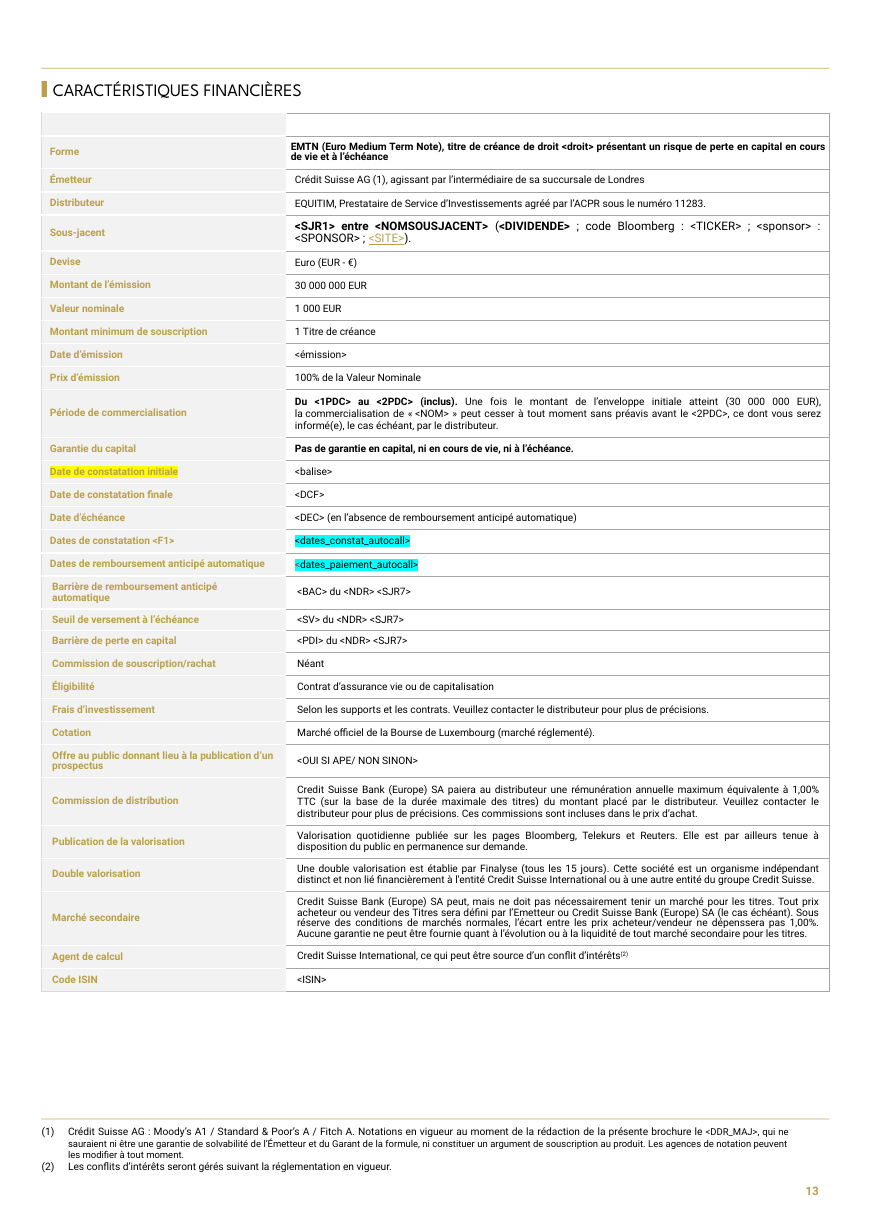
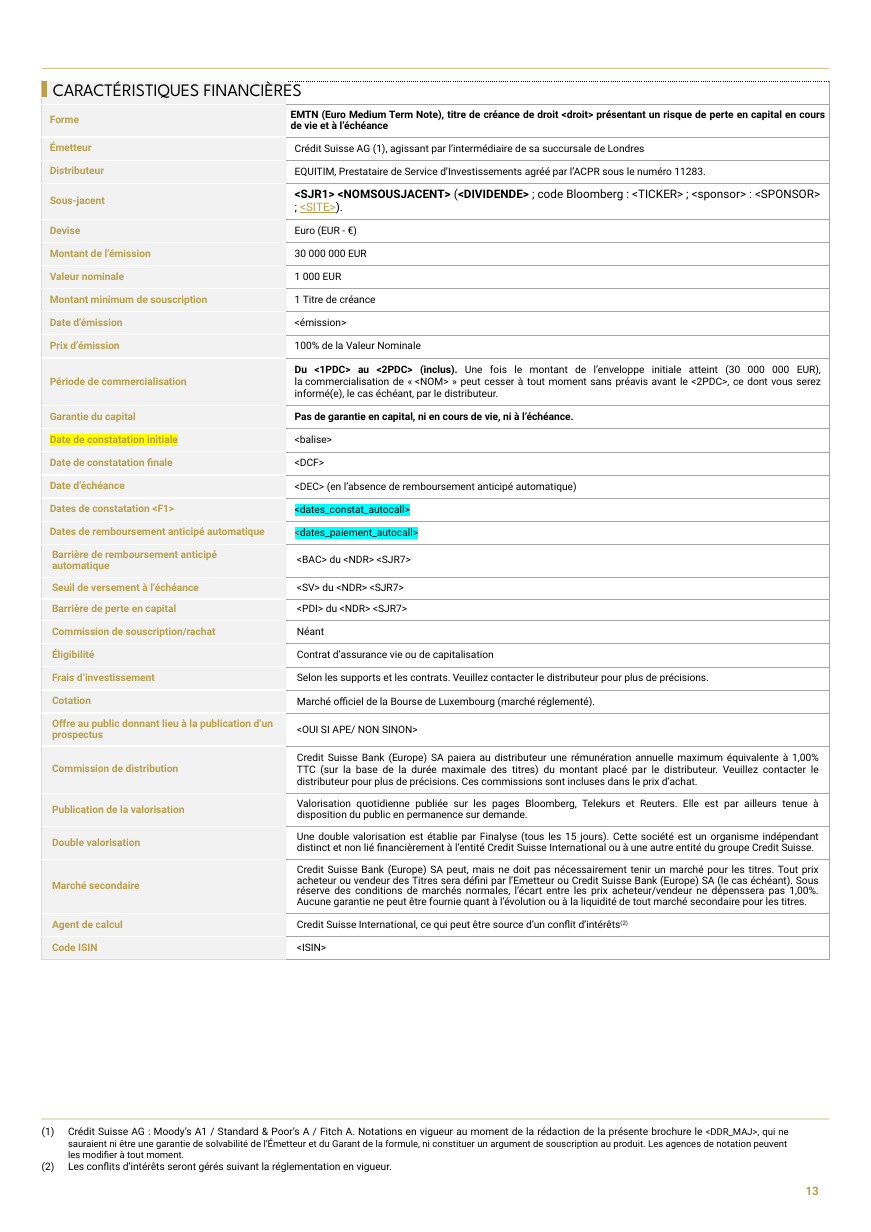
Before and after one commit to guillaumejacquin/equitim-project2, a slide deck: slide 13 of Templates/crédit suisse.pptx. Drawn at 871x1232 pixels with LibreOffice and Linux fonts; fonts in the diff are those of the drawing; background and template pictures are left out. Boxes give left, top, right and bottom in pixels: in the first picture for what was removed or moved away, otherwise in the second. Text is boxed around its words. In the diff, an @@ line names an element or a change of style, - is before the commit and + after.

```diff
--- a/Templates/crédit suisse.pptx
+++ b/Templates/crédit suisse.pptx
@@ table at <box>41,81,829,955</box> @@
-row 5, column 2: <SJR1> entre <NOMSOUSJACENT> (<DIVIDENDE> ; code Bloomberg : <TICKER> ; <sponsor> : <SPONSOR> ; <SITE>).
+row 5, column 2: <SJR1> <NOMSOUSJACENT> (<DIVIDENDE> ; code Bloomberg : <TICKER> ; <sponsor> : <SPONSOR> ; <SITE>).
@@ borders changed @@
@@ table: place and size @@
-table at <box>42,113,830,987</box>
+table at <box>41,81,829,955</box>
```
Also in this commit, not shown: 7 other slides changed, 1 slide added, 1 slide removed, 12 other files.
